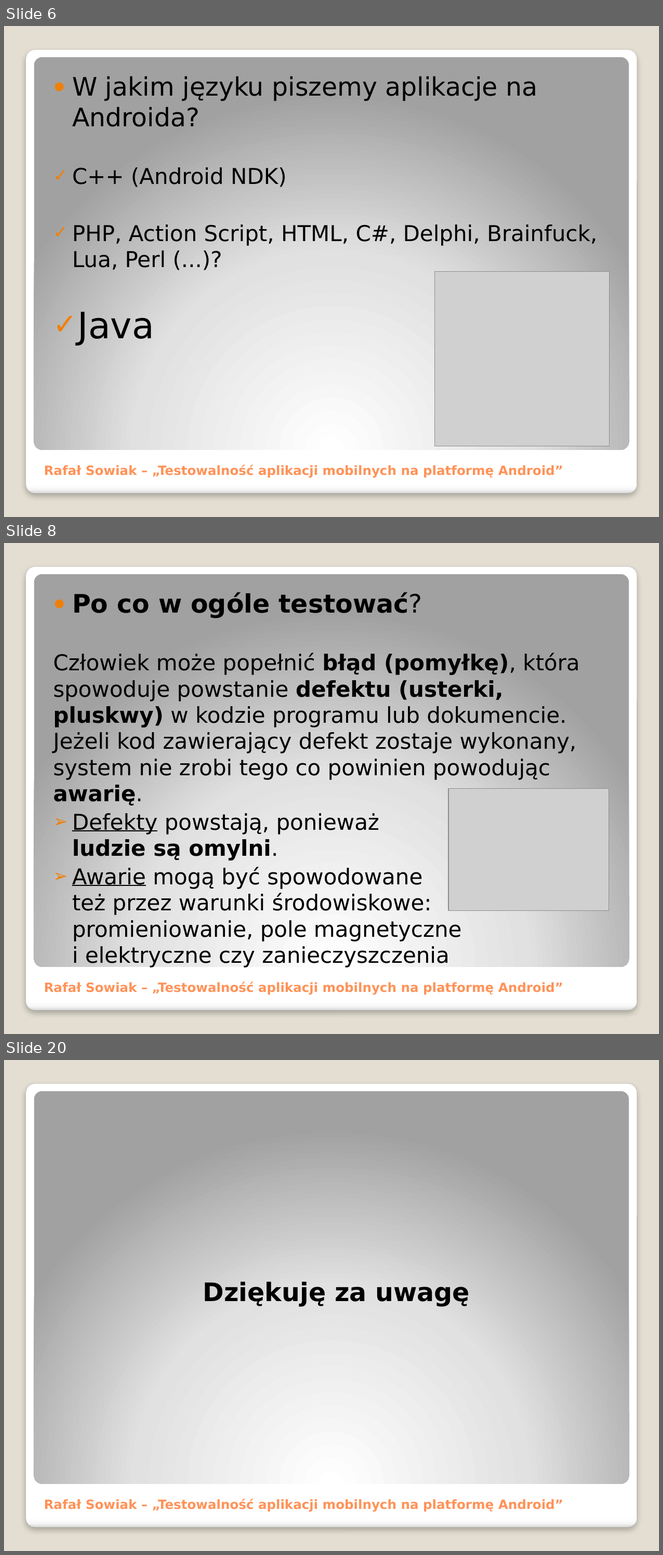
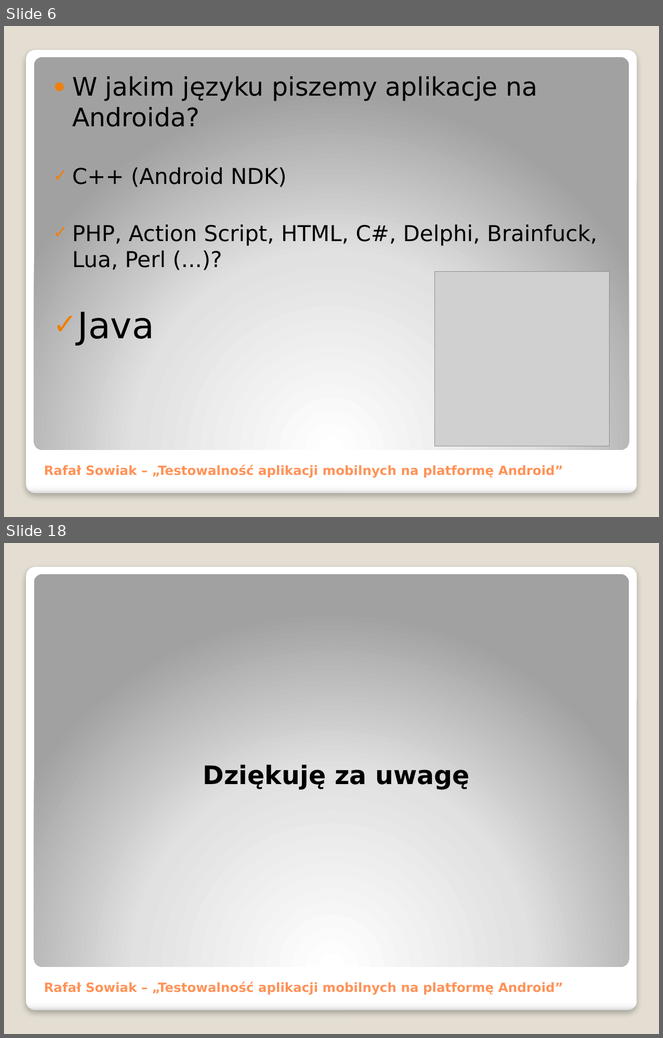
Before and after one commit to adventurewrites/mgr_info, a slide deck: praca_dyplomowa.pptx. Shown one above the other, each under a label of ours: slides 6, 8 and 20 before the commit, slides 6 and 18 after it; the slides between them are not shown. The pictures are 663x1555 and 663x1038 pixels, drawn with LibreOffice and Linux fonts; fonts in the diff are those of the drawing; grey boxes stand for pictures. Boxes give left, top, right and bottom in pixels: in the first picture for what was removed or moved away, otherwise in the second. Text is boxed around its words. In the diff, an @@ line names an element or a change of style, - is before the commit and + after.

```diff
--- a/praca_dyplomowa.pptx
+++ b/praca_dyplomowa.pptx
@@ slide 8 removed at [4,543,659,1034], background #E3DED1; not listed: 2 template elements that a slide beside it also shows @@
@@ text removed at [53,592,580,968] @@
-● Po co w ogóle testować?
-Człowiek może popełnić błąd (pomyłkę), która spowoduje powstanie defektu (usterki, pluskwy) w kodzie programu lub dokumencie. Jeżeli kod zawierający defekt zostaje wykonany, system nie zrobi tego co powinien powodując awarię.
-➢ Defekty powstają, ponieważ
-  ludzie są omylni.
-➢ Awarie mogą być spowodowane
-  też przez warunki środowiskowe: promieniowanie, pole magnetyczne
-  i elektryczne czy zanieczyszczenia
@@ picture removed at [449,788,609,911] @@
@@ title removed at [44,982,564,995] @@
-Rafał Sowiak – „Testowalność aplikacji mobilnych na platformę Android”
@@ what was slide 20 is now slide 18 @@
```
Also in this commit, not shown: 11 slides changed, 4 slides added, 5 other slides removed, 5 other files.
